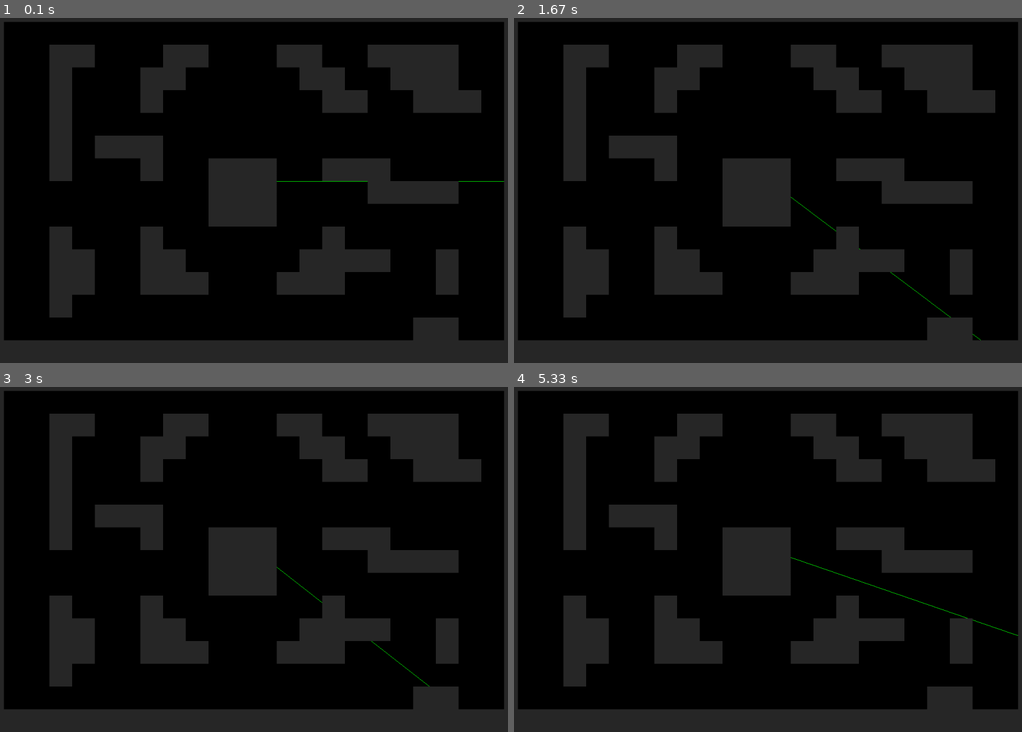
Above: before the commit, frames 1-4 (two rows, left to right).
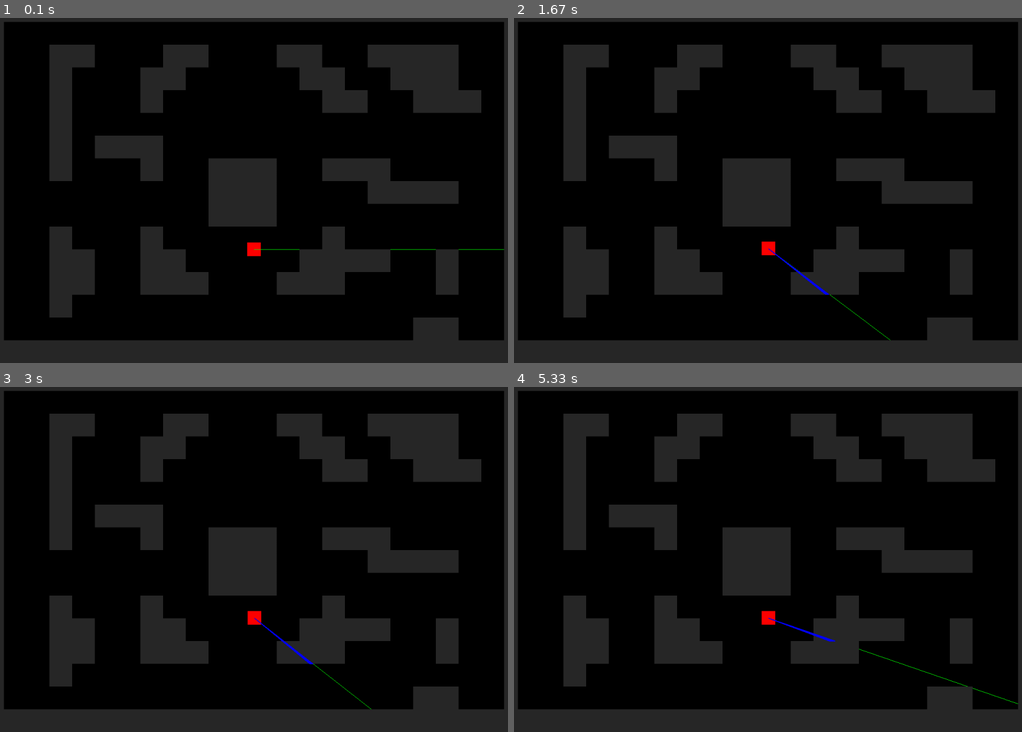
Above: after the commit, the same moments.

Repository: bo1ledOwl/YandexLyceumPyGameProject
Game: pygame game, started from main.py
Two runs of this game, one before a commit and one after it. Both use one fixed random seed, a clock stepped at 60 frames per second and the inputs below.
Inputs:
- Up to frame 1 (0.1 s): no input
- Up to frame 2 (1.67 s): hold Right 0.33-0.8 s; hold Right 0.83-1.3 s; hold D 0.83-1.3 s; hold Left from 1.33 s (still down); hold A from 1.33 s (still down)
- Up to frame 3 (3 s): release Left at 1.87 s; release A at 1.87 s; hold Left 1.9-2.3 s; hold A 1.9-2.3 s; hold Right 2.33-2.97 s; hold D 2.33-2.97 s
- Up to frame 4 (5.33 s): hold Left 3-3.47 s; hold A 3-3.47 s; hold Right 3.5-3.97 s; hold D 3.5-3.97 s; hold Right 4-4.47 s; hold D 4-4.47 s; hold Left 4.5-5.03 s; hold A 4.5-5.03 s; hold Left from 5.07 s (still down); hold A from 5.07 s (still down)

The runs differ from the first frame. In frame 1, 0.3% of the frame differs, in the area x 48-100%, y 47-70%; in frame 2, 0.3%; in frame 3, 0.3%; in frame 4, 0.4%, in the area x 48-100%, y 49-92%.

Commit message:
ray_casting почти рабочий

Diff:
--- a/main.py
+++ b/main.py
@@ -27,8 +27,8 @@
 
     drawer.draw_player(player)
     drawer.draw_map()
-    print(player.angle)
-    # ray_casting_func(player, game_map, sc)
+    #print(player.angle)
+    ray_casting_func(player, game_map, sc)
     player.movement()
 
     pygame.display.flip()
--- a/map.py
+++ b/map.py
@@ -27,3 +27,4 @@
                     if char == '#':
                         self.world_map.add((i * 50, j * 50))
         self.world_map = sorted(self.world_map)
+        print(self.world_map)
--- a/ray_casting.py
+++ b/ray_casting.py
@@ -7,20 +7,28 @@
     current_angle = player.angle
     xo, yo = player.x, player.y
     for ray in range(NUM_RAYS):
-        sin_a = math.sin(current_angle)
-        cos_a = math.cos(current_angle)
-        x1 = math.tan(current_angle)
-        ya = 0
+        sin_a = math.sin(math.radians(current_angle))
+        cos_a = math.cos(math.radians(current_angle))
+        x1 = math.tan(math.radians(current_angle))
+        if x1 == 0 or cos_a == 0 or sin_a == 0:
+            return
+        k = 50 / x1
+        ya = yo
+        xa = xo
+        x = xo
+        y = yo
         for depth in range(TILE):
-            if yo + depth * sin_a % TILE == 0:
-                ya = yo + depth * sin_a
+            if xo + depth * cos_a % TILE == 0:
+                xa = xo + depth * cos_a
                 break
-        xa = xo + (ya - yo) / math.tan(current_angle)
         a = 0
         while True:
-            if ((xa + x1 * a) // TILE * TILE, (ya + TILE * a) // TILE * TILE) in map.world_map:
-                x = xa + x1 * a
-                y = ya + TILE * a
+            if a > 20:
+                break
+            x_cor = xa + k * a
+            if (x_cor // TILE * TILE, (x_cor - xo + yo / x1) * x1 // TILE * TILE) in map.world_map:
+                x = x_cor
+                y = (x_cor - xo + yo / x1) * x1
                 break
             else:
                 a += 1
--- a/settings.py
+++ b/settings.py
@@ -21,7 +21,7 @@
 SCALE = WIDTH // NUM_RAYS
 
 # player settings
-PLAYER_START_POS = (HALF_WIDTH, HALF_HEIGHT)
+PLAYER_START_POS = (HALF_WIDTH, HALF_HEIGHT + 150)
 PLAYER_ANGLE = 0
 PLAYER_SPEED = 1
 PLAYER_ROTATE_SPEED = 1
